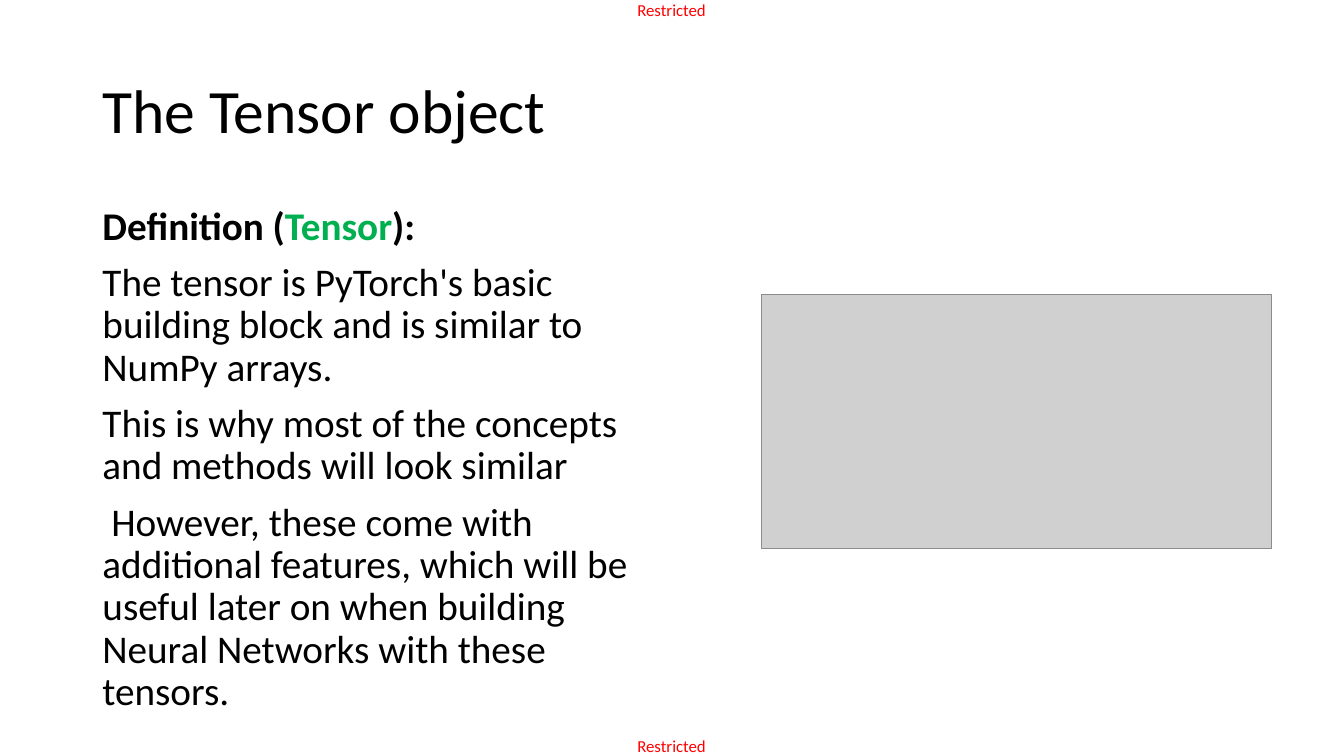
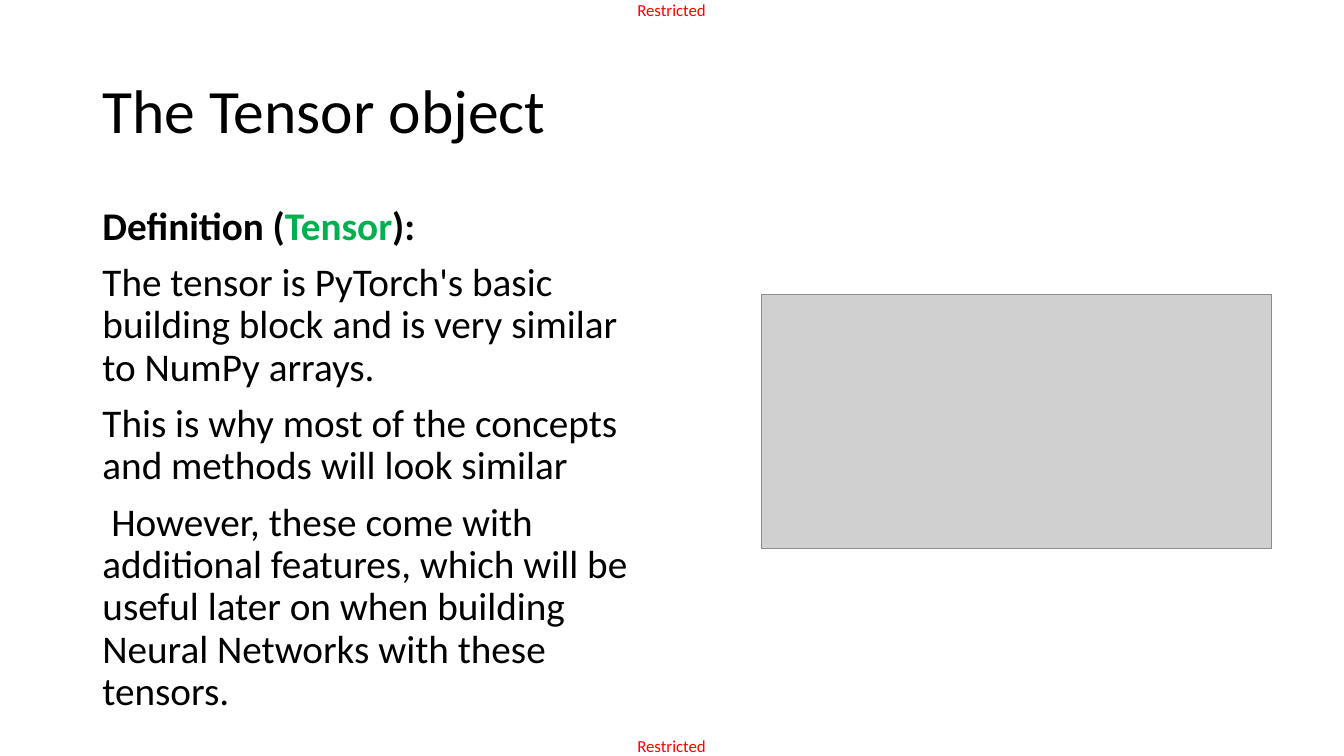
Before and after one commit to matthieudemari/SUTD_DL_50_039, a slide deck: slide 9 of W3/1. W3S1 final/W3S1.pptx. Drawn at 1344x756 pixels with LibreOffice and Linux fonts; fonts in the diff are those of the drawing; grey boxes stand for pictures. Boxes give left, top, right and bottom in pixels: in the first picture for what was removed or moved away, otherwise in the second. Text is boxed around its words. In the diff, an @@ line names an element or a change of style, - is before the commit and + after.

```diff
--- a/W3/1. W3S1 final/W3S1.pptx
+++ b/W3/1. W3S1 final/W3S1.pptx
@@ text at (102,268,617,388): text changed @@
-The tensor is PyTorch's basic building block and is similar to NumPy arrays.
+The tensor is PyTorch's basic building block and is very similar to NumPy arrays.
```
Also in this commit, not shown: 9 other slides changed, 10 other files.
